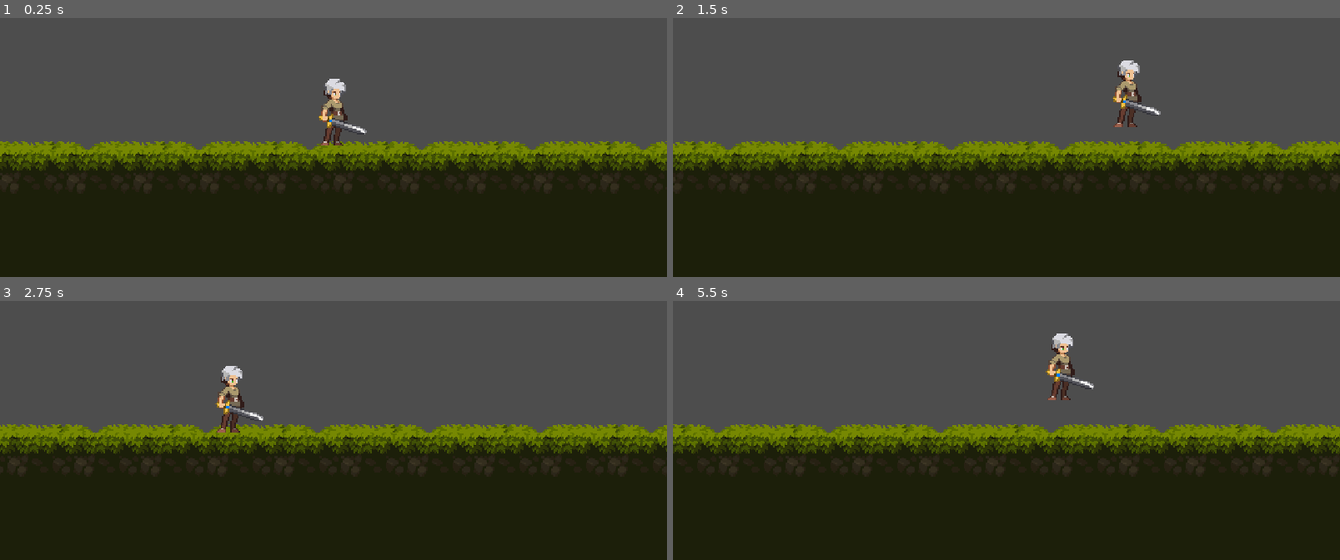
Above: before the commit, frames 1-4 (two rows, left to right).
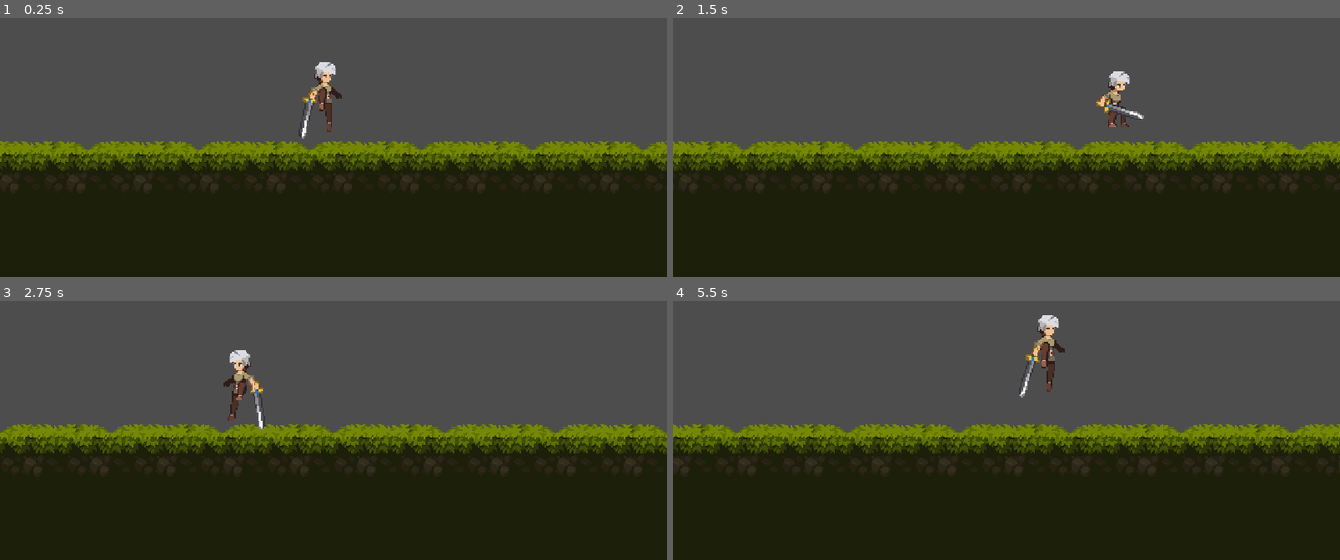
Above: after the commit, the same moments.

Repository: ericvennemeyer/ChrisTutorials2DPlatformer
Game: Godot game, scene res://Levels/test_level.tscn
Same seed, same stepped clock (60 frames per second), same inputs: the game is played once before the commit and once after it.
Inputs:
- Up to frame 1 (0.25 s): no input
- Up to frame 2 (1.5 s): hold D (move_right) from 0.53 s (still down); tap Space (jump) at 0.6, 0.77, 1.07, 1.35 s
- Up to frame 3 (2.75 s): tap Space (jump) at 1.52, 1.82, 2.1 s; release D (move_right) at 2.03 s; hold A (move_left) from 2.03 s (still down)
- Up to frame 4 (5.5 s): release A (move_left) at 2.78 s; hold D (move_right) 2.78-4.28 s; tap Space (jump) at 2.85, 3.02, 3.32, 3.6, 3.77, 4.07, 4.35, 4.52, 4.82, 5.1 s; hold A (move_left) 4.28-5.03 s; hold D (move_right) from 5.03 s (still down)

The runs differ from the first frame. In frame 1, 1.2% of the frame differs, in the area x 44-55%, y 17-50%; in frame 2, 6.9%; in frame 3, 6.9%; in frame 4, 7.3%, in the area x 0-100%, y 5-64%.

Commit message:
Set up player animations. This concludes part 1 of tutorial

Diff:
--- a/Character/player.gd
+++ b/Character/player.gd
@@ -8,30 +8,81 @@
 # Get the gravity from the project settings to be synced with RigidBody nodes.
 var gravity: int = ProjectSettings.get_setting("physics/2d/default_gravity")
 var has_double_jumped: bool = false
+var animation_locked: bool = false
+var direction: Vector2 = Vector2.ZERO
+var was_in_air: bool = false
+
+@onready var animated_sprite_2d: AnimatedSprite2D = $AnimatedSprite2D
 
 func _physics_process(delta: float) -> void:
 	# Add the gravity.
 	if not is_on_floor():
 		velocity.y += gravity * delta
+		was_in_air = true
 	else:
 		has_double_jumped = false
+		if was_in_air:
+			land()
 
 	# Handle Jump.
 	if Input.is_action_just_pressed("jump"):
 		if is_on_floor():
 			# Normal jump
-			velocity.y = jump_velocity
+			jump()
 		elif not has_double_jumped:
 			# Double jump
-			has_double_jumped = true
-			velocity.y = double_jump_velocity
+			jump_double()
 
 	# Get the input direction and handle the movement/deceleration.
-	# As good practice, you should replace UI actions with custom gameplay actions.
-	var direction := Input.get_axis("move_left", "move_right")
-	if direction:
-		velocity.x = direction * speed
+	direction = Input.get_vector("move_left", "move_right", "move_up", "move_down")
+
+	if direction.x != 0 && animated_sprite_2d.animation != "jump_end":
+		velocity.x = direction.x * speed
 	else:
 		velocity.x = move_toward(velocity.x, 0, speed)
 
 	move_and_slide()
+	update_animation()
+	update_facing_direction()
+
+
+func update_animation():
+	if not animation_locked:
+		if not is_on_floor():
+			animated_sprite_2d.play("jump_loop")
+		else:
+			if direction.x != 0:
+				animated_sprite_2d.play("run")
+			else:
+				animated_sprite_2d.play("idle")
+
+
+func update_facing_direction():
+	if direction.x < 0:
+		animated_sprite_2d.flip_h = true
+	elif direction.x > 0:
+		animated_sprite_2d.flip_h = false
+
+
+func jump():
+	velocity.y = jump_velocity
+	animated_sprite_2d.play("jump_start")
+	animation_locked = true
+
+
+func jump_double():
+	velocity.y = double_jump_velocity
+	animated_sprite_2d.play("jump_double")
+	animation_locked = true
+	has_double_jumped = true
+
+
+func land():
+	animated_sprite_2d.play("jump_end")
+	animation_locked = true
+	was_in_air = false
+
+
+func _on_animated_sprite_2d_animation_finished() -> void:
+	if ["jump_end", "jump_start", "jump_double()"].has(animated_sprite_2d.animation):
+		animation_locked = false
--- a/Character/player.tscn
+++ b/Character/player.tscn
@@ -1,7 +1,282 @@
-[gd_scene load_steps=4 format=3 uid="uid://c2iqlmf2hntm5"]
+[gd_scene load_steps=43 format=3 uid="uid://c2iqlmf2hntm5"]
 
 [ext_resource type="Script" path="res://Character/player.gd" id="1_qiowy"]
 [ext_resource type="Texture2D" uid="uid://b8qh1fj5bda1q" path="res://Art/Legacy-Fantasy - High Forest 2.3/Character/Idle/Idle-Sheet.png" id="1_vu4gl"]
+[ext_resource type="Texture2D" uid="uid://t13pb5ocj21n" path="res://Art/Legacy-Fantasy - High Forest 2.3/Character/Run/Run-Sheet.png" id="3_f8ho0"]
+[ext_resource type="Texture2D" uid="uid://cu3gpqrfccwhi" path="res://Art/Legacy-Fantasy - High Forest 2.3/Character/Jump-Start/Jump-Start-Sheet.png" id="3_g15pi"]
+[ext_resource type="Texture2D" uid="uid://cowrmtug8xqu4" path="res://Art/Legacy-Fantasy - High Forest 2.3/Character/Jump-End/Jump-End-Sheet.png" id="3_votqq"]
+[ext_resource type="Texture2D" uid="uid://ccogyvgrukl0s" path="res://Art/Legacy-Fantasy - High Forest 2.3/Character/Jumlp-All/Jump-All-Sheet.png" id="4_l6bbm"]
+
+[sub_resource type="AtlasTexture" id="AtlasTexture_vu5ma"]
+atlas = ExtResource("1_vu4gl")
+region = Rect2(0, 0, 64, 80)
+
+[sub_resource type="AtlasTexture" id="AtlasTexture_tt2gq"]
+atlas = ExtResource("1_vu4gl")
+region = Rect2(64, 0, 64, 80)
+
+[sub_resource type="AtlasTexture" id="AtlasTexture_215cd"]
+atlas = ExtResource("1_vu4gl")
+region = Rect2(128, 0, 64, 80)
+
+[sub_resource type="AtlasTexture" id="AtlasTexture_f8qno"]
+atlas = ExtResource("1_vu4gl")
+region = Rect2(192, 0, 64, 80)
+
+[sub_resource type="AtlasTexture" id="AtlasTexture_ist3v"]
+atlas = ExtResource("3_g15pi")
+region = Rect2(128, 0, 64, 64)
+
+[sub_resource type="AtlasTexture" id="AtlasTexture_kwv7h"]
+atlas = ExtResource("3_g15pi")
+region = Rect2(192, 0, 64, 64)
+
+[sub_resource type="AtlasTexture" id="AtlasTexture_u2l84"]
+atlas = ExtResource("3_votqq")
+region = Rect2(0, 0, 64, 64)
+
+[sub_resource type="AtlasTexture" id="AtlasTexture_cj8wg"]
+atlas = ExtResource("3_votqq")
+region = Rect2(64, 0, 64, 64)
+
+[sub_resource type="AtlasTexture" id="AtlasTexture_xf6vh"]
+atlas = ExtResource("3_votqq")
+region = Rect2(128, 0, 64, 64)
+
+[sub_resource type="AtlasTexture" id="AtlasTexture_4xkl6"]
+atlas = ExtResource("4_l6bbm")
+region = Rect2(192, 0, 64, 64)
+
+[sub_resource type="AtlasTexture" id="AtlasTexture_fl1aw"]
+atlas = ExtResource("4_l6bbm")
+region = Rect2(256, 0, 64, 64)
+
+[sub_resource type="AtlasTexture" id="AtlasTexture_wtkf6"]
+atlas = ExtResource("4_l6bbm")
+region = Rect2(320, 0, 64, 64)
+
+[sub_resource type="AtlasTexture" id="AtlasTexture_uwtrc"]
+atlas = ExtResource("4_l6bbm")
+region = Rect2(384, 0, 64, 64)
+
+[sub_resource type="AtlasTexture" id="AtlasTexture_ft2u2"]
+atlas = ExtResource("4_l6bbm")
+region = Rect2(448, 0, 64, 64)
+
+[sub_resource type="AtlasTexture" id="AtlasTexture_mvgsr"]
+atlas = ExtResource("4_l6bbm")
+region = Rect2(0, 0, 64, 64)
+
+[sub_resource type="AtlasTexture" id="AtlasTexture_xvqbf"]
+atlas = ExtResource("4_l6bbm")
+region = Rect2(64, 0, 64, 64)
+
+[sub_resource type="AtlasTexture" id="AtlasTexture_qdayh"]
+atlas = ExtResource("4_l6bbm")
+region = Rect2(128, 0, 64, 64)
+
+[sub_resource type="AtlasTexture" id="AtlasTexture_xovvt"]
+atlas = ExtResource("4_l6bbm")
+region = Rect2(192, 0, 64, 64)
+
+[sub_resource type="AtlasTexture" id="AtlasTexture_f8abg"]
+atlas = ExtResource("4_l6bbm")
+region = Rect2(256, 0, 64, 64)
+
+[sub_resource type="AtlasTexture" id="AtlasTexture_8iqfa"]
+atlas = ExtResource("4_l6bbm")
+region = Rect2(320, 0, 64, 64)
+
+[sub_resource type="AtlasTexture" id="AtlasTexture_4tpu7"]
+atlas = ExtResource("4_l6bbm")
+region = Rect2(384, 0, 64, 64)
+
+[sub_resource type="AtlasTexture" id="AtlasTexture_ou6vr"]
+atlas = ExtResource("4_l6bbm")
+region = Rect2(448, 0, 64, 64)
+
+[sub_resource type="AtlasTexture" id="AtlasTexture_mkmsk"]
+atlas = ExtResource("4_l6bbm")
+region = Rect2(512, 0, 64, 64)
+
+[sub_resource type="AtlasTexture" id="AtlasTexture_pjd38"]
+atlas = ExtResource("4_l6bbm")
+region = Rect2(576, 0, 64, 64)
+
+[sub_resource type="AtlasTexture" id="AtlasTexture_axyy3"]
+atlas = ExtResource("4_l6bbm")
+region = Rect2(640, 0, 64, 64)
+
+[sub_resource type="AtlasTexture" id="AtlasTexture_c6fq2"]
+atlas = ExtResource("4_l6bbm")
+region = Rect2(704, 0, 64, 64)
+
+[sub_resource type="AtlasTexture" id="AtlasTexture_aenws"]
+atlas = ExtResource("3_f8ho0")
+region = Rect2(0, 0, 80, 80)
+
+[sub_resource type="AtlasTexture" id="AtlasTexture_yubwu"]
+atlas = ExtResource("3_f8ho0")
+region = Rect2(80, 0, 80, 80)
+
+[sub_resource type="AtlasTexture" id="AtlasTexture_gdyk4"]
+atlas = ExtResource("3_f8ho0")
+region = Rect2(160, 0, 80, 80)
+
+[sub_resource type="AtlasTexture" id="AtlasTexture_kttig"]
+atlas = ExtResource("3_f8ho0")
+region = Rect2(240, 0, 80, 80)
+
+[sub_resource type="AtlasTexture" id="AtlasTexture_cxoj0"]
+atlas = ExtResource("3_f8ho0")
+region = Rect2(320, 0, 80, 80)
+
+[sub_resource type="AtlasTexture" id="AtlasTexture_yergj"]
+atlas = ExtResource("3_f8ho0")
+region = Rect2(400, 0, 80, 80)
+
+[sub_resource type="AtlasTexture" id="AtlasTexture_sh6cr"]
+atlas = ExtResource("3_f8ho0")
+region = Rect2(480, 0, 80, 80)
+
+[sub_resource type="AtlasTexture" id="AtlasTexture_k6akh"]
+atlas = ExtResource("3_f8ho0")
+region = Rect2(560, 0, 80, 80)
+
+[sub_resource type="SpriteFrames" id="SpriteFrames_ufjdx"]
+animations = [{
+"frames": [{
+"duration": 1.0,
+"texture": SubResource("AtlasTexture_vu5ma")
+}, {
+"duration": 1.0,
+"texture": SubResource("AtlasTexture_tt2gq")
+}, {
+"duration": 1.0,
+"texture": SubResource("AtlasTexture_215cd")
+}, {
+"duration": 1.0,
+"texture": SubResource("AtlasTexture_f8qno")
+}],
+"loop": true,
+"name": &"idle",
+"speed": 10.0
+}, {
+"frames": [{
+"duration": 1.0,
+"texture": SubResource("AtlasTexture_ist3v")
+}, {
+"duration": 1.0,
+"texture": SubResource("AtlasTexture_kwv7h")
+}],
+"loop": false,
+"name": &"jump_double",
+"speed": 10.0
+}, {
+"frames": [{
+"duration": 1.0,
+"texture": SubResource("AtlasTexture_u2l84")
+}, {
+"duration": 1.0,
+"texture": SubResource("AtlasTexture_cj8wg")
+}, {
+"duration": 1.0,
+"texture": SubResource("AtlasTexture_xf6vh")
+}],
+"loop": false,
+"name": &"jump_end",
+"speed": 10.0
+}, {
+"frames": [{
+"duration": 1.0,
+"texture": SubResource("AtlasTexture_4xkl6")
+}, {
+"duration": 1.0,
+"texture": SubResource("AtlasTexture_fl1aw")
+}, {
+"duration": 1.0,
+"texture": SubResource("AtlasTexture_wtkf6")
+}, {
+"duration": 1.0,
+"texture": SubResource("AtlasTexture_uwtrc")
+}, {
+"duration": 1.0,
+"texture": SubResource("AtlasTexture_ft2u2")
+}],
+"loop": true,
+"name": &"jump_loop",
+"speed": 10.0
+}, {
+"frames": [{
+"duration": 1.0,
+"texture": SubResource("AtlasTexture_mvgsr")
+}, {
+"duration": 1.0,
+"texture": SubResource("AtlasTexture_xvqbf")
+}, {
+"duration": 1.0,
+"texture": SubResource("AtlasTexture_qdayh")
+}, {
+"duration": 1.0,
+"texture": SubResource("AtlasTexture_xovvt")
+}, {
+"duration": 1.0,
+"texture": SubResource("AtlasTexture_f8abg")
+}, {
+"duration": 1.0,
+"texture": SubResource("AtlasTexture_8iqfa")
+}, {
+"duration": 1.0,
+"texture": SubResource("AtlasTexture_4tpu7")
+}, {
+"duration": 1.0,
+"texture": SubResource("AtlasTexture_ou6vr")
+}, {
+"duration": 1.0,
+"texture": SubResource("AtlasTexture_mkmsk")
+}, {
+"duration": 1.0,
+"texture": SubResource("AtlasTexture_pjd38")
+}, {
+"duration": 1.0,
+"texture": SubResource("AtlasTexture_axyy3")
+}, {
+"duration": 1.0,
+"texture": SubResource("AtlasTexture_c6fq2")
+}],
+"loop": false,
+"name": &"jump_start",
+"speed": 10.0
+}, {
+"frames": [{
+"duration": 1.0,
+"texture": SubResource("AtlasTexture_aenws")
+}, {
+"duration": 1.0,
+"texture": SubResource("AtlasTexture_yubwu")
+}, {
+"duration": 1.0,
+"texture": SubResource("AtlasTexture_gdyk4")
+}, {
+"duration": 1.0,
+"texture": SubResource("AtlasTexture_kttig")
+}, {
+"duration": 1.0,
+"texture": SubResource("AtlasTexture_cxoj0")
+}, {
+"duration": 1.0,
+"texture": SubResource("AtlasTexture_yergj")
+}, {
+"duration": 1.0,
+"texture": SubResource("AtlasTexture_sh6cr")
+}, {
+"duration": 1.0,
+"texture": SubResource("AtlasTexture_k6akh")
+}],
+"loop": true,
+"name": &"run",
+"speed": 10.0
+}]
 
 [sub_resource type="CapsuleShape2D" id="CapsuleShape2D_aieis"]
 radius = 8.0
@@ -10,10 +285,14 @@
 [node name="Player" type="CharacterBody2D"]
 script = ExtResource("1_qiowy")
 
-[node name="Sprite" type="Sprite2D" parent="."]
-texture = ExtResource("1_vu4gl")
-hframes = 4
+[node name="AnimatedSprite2D" type="AnimatedSprite2D" parent="."]
+position = Vector2(-32, -40)
+sprite_frames = SubResource("SpriteFrames_ufjdx")
+animation = &"jump_loop"
+centered = false
 
 [node name="CollisionShape2D" type="CollisionShape2D" parent="."]
 position = Vector2(0, 2)
 shape = SubResource("CapsuleShape2D_aieis")
+
+[connection signal="animation_finished" from="AnimatedSprite2D" to="." method="_on_animated_sprite_2d_animation_finished"]
--- a/Levels/test_level.tscn
+++ b/Levels/test_level.tscn
@@ -1452,12 +1452,16 @@
 
 [node name="Player" parent="." instance=ExtResource("2_1kkm5")]
 position = Vector2(81, 149)
+speed = 200.0
+jump_velocity = -150.0
+double_jump_velocity = -100.0
 
 [node name="RemoteTransform2D" type="RemoteTransform2D" parent="Player"]
 remote_path = NodePath("../../Camera2D")
 
 [node name="Camera2D" type="Camera2D" parent="."]
 position = Vector2(81, 149)
+zoom = Vector2(4, 4)
 process_callback = 0
 position_smoothing_enabled = true
 drag_horizontal_enabled = true
--- a/project.godot
+++ b/project.godot
@@ -20,7 +20,6 @@
 window/size/viewport_width=1920
 window/size/viewport_height=1080
 window/stretch/mode="canvas_items"
-window/stretch/scale=4.0
 
 [input]
 
